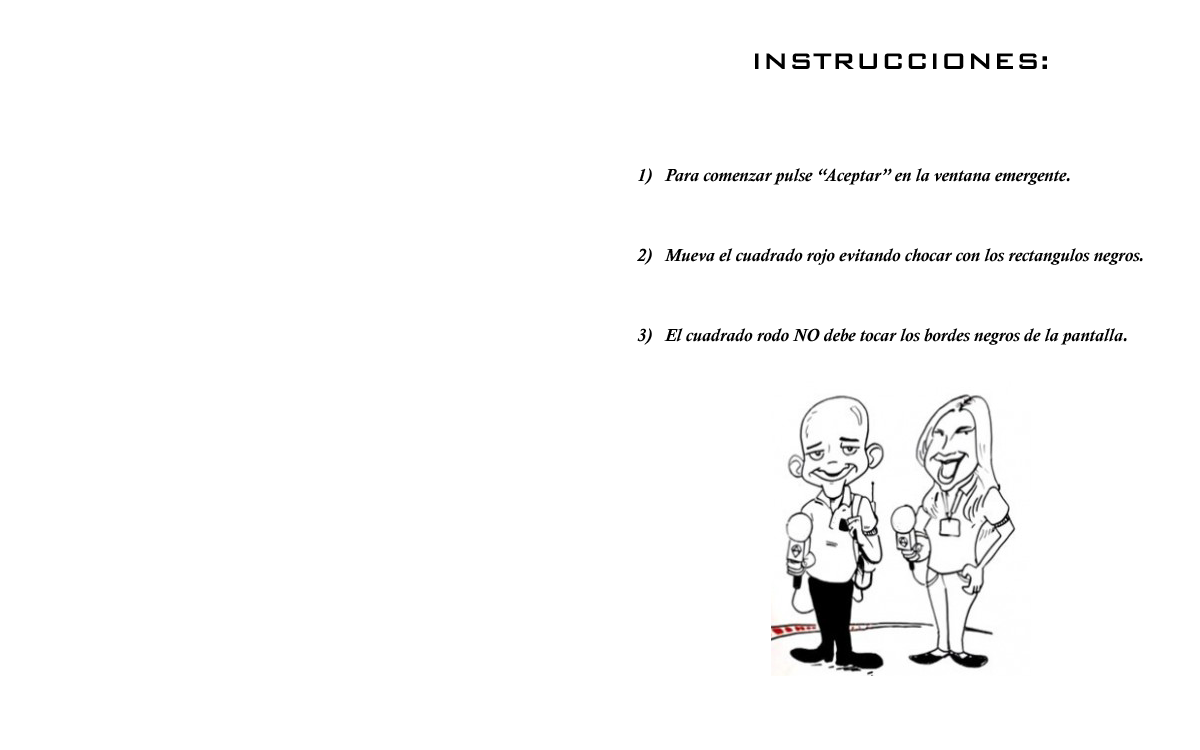
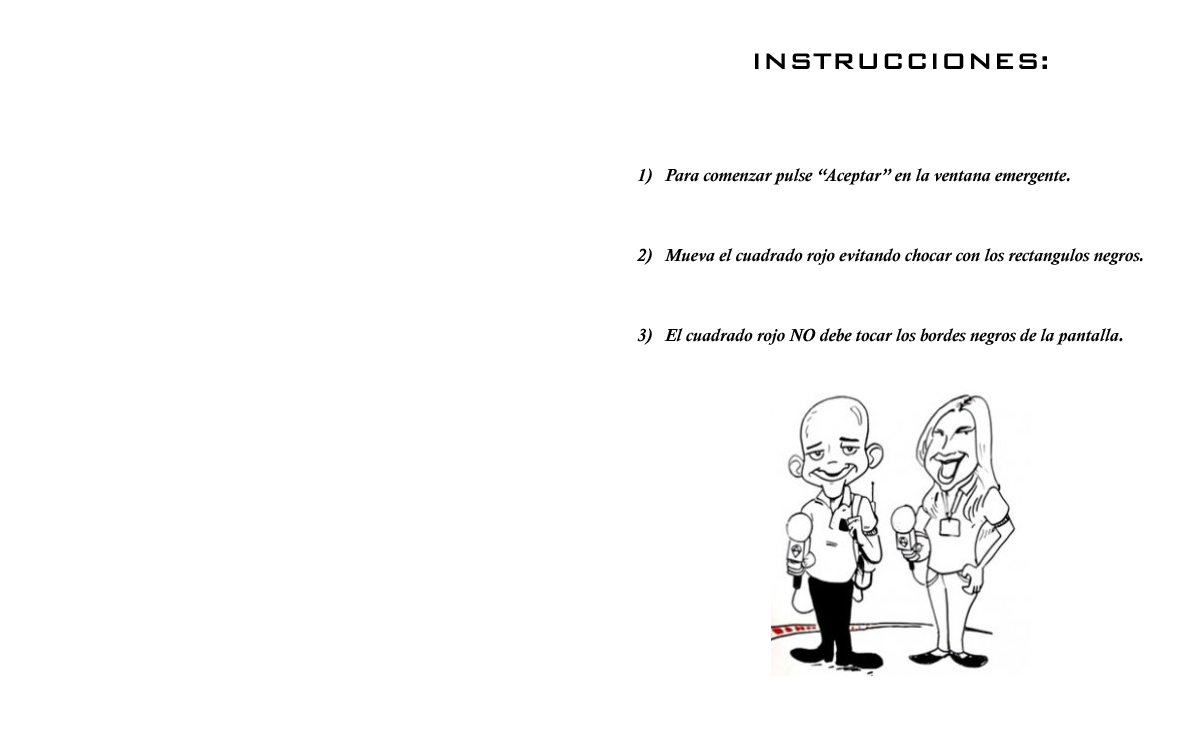
Revision of a layered 1200 x 750 image; what changed, layer by layer:
painted on "INSTRUCCIONES: 1) Para comenzar pulse “Aceptar" over [768, 328, 1127, 345]
